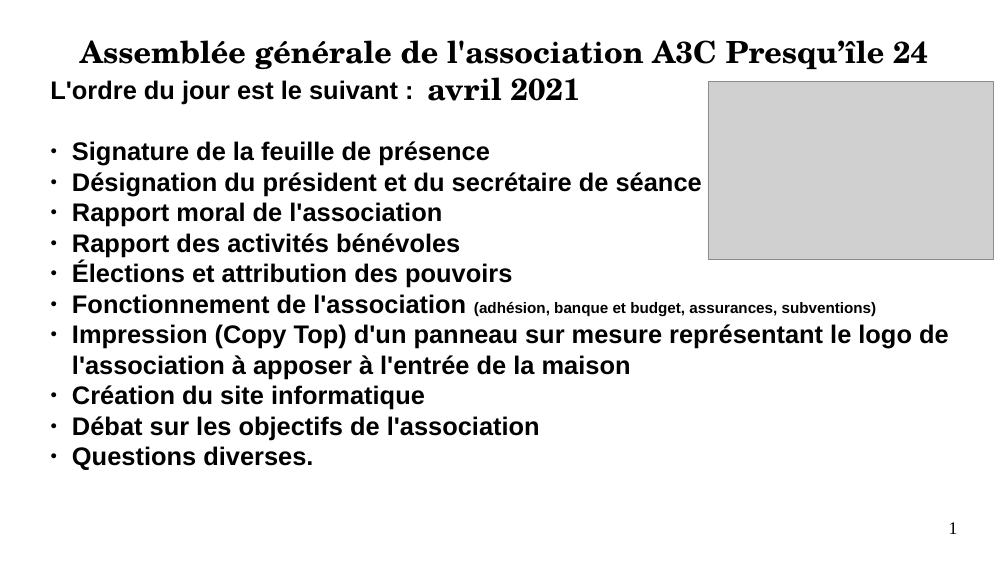
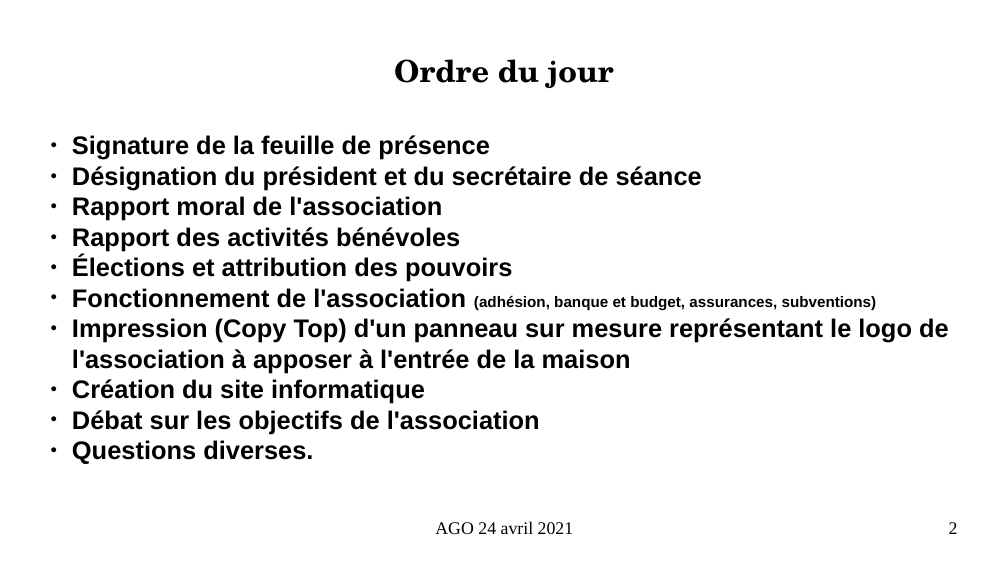
Before and after one commit to AIREL46/SCAO, a slide deck: slide 2 of association/2021/presentation-ago-24-avril-2021.odp (slide 1 before the commit). Drawn at 1008x567 pixels with LibreOffice and Linux fonts; fonts in the diff are those of the drawing; grey boxes stand for pictures. Boxes give left, top, right and bottom in pixels: in the first picture for what was removed or moved away, otherwise in the second. Text is boxed around its words. In the diff, an @@ line names an element or a change of style, - is before the commit and + after.

Commit message:
Mise à jour

```diff
--- a/association/2021/presentation-ago-24-avril-2021.odp
+++ b/association/2021/presentation-ago-24-avril-2021.odp
@@ title at (394, 59, 614, 88): text changed @@
-Assemblée générale de l'association A3C Presqu’île 24 avril 2021
+Ordre du jour
@@ subtitle at (50, 80, 398, 105): paragraph removed @@
-L'ordre du jour est le suivant :
@@ picture removed at (708, 81, 993, 259) @@
@@ text added at (435, 521, 574, 534), 14 pt, text #000000 @@
+AGO 24 avril 2021
@@ page number at (949, 522, 958, 534): text changed @@
-1
+2
```
Also in this commit, not shown: 12 other slides changed, 5 slides added, 2 slides removed, 2 other files.
